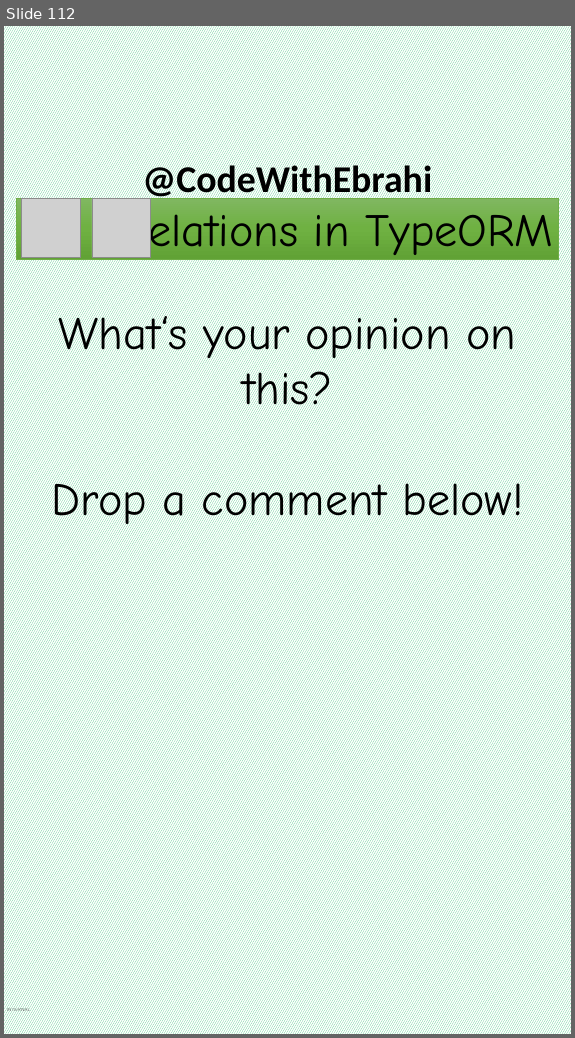
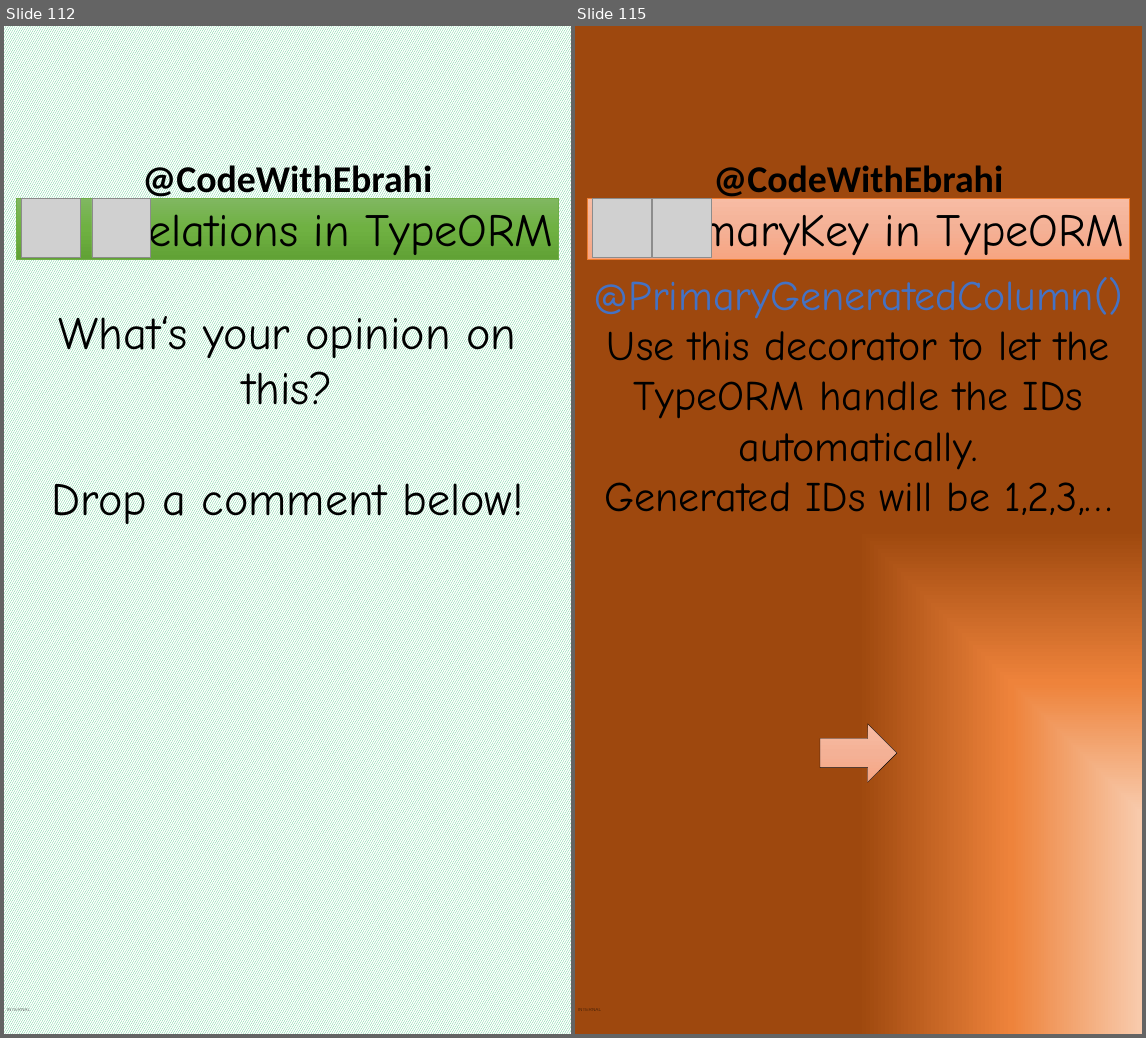
Before and after one commit to ebrahimsalehi1/python_codes, a slide deck: assets/images.pptx. Shown side by side, each under a label of ours: slide 112 before the commit, slides 112 and 115 after it; the slides between them are not shown. The pictures are 575x1038 and 1146x1038 pixels, drawn with LibreOffice and Linux fonts; fonts in the diff are those of the drawing; grey boxes stand for pictures; background and template pictures are left out. Boxes give left, top, right and bottom in pixels: in the first picture for what was removed or moved away, otherwise in the second. Text is boxed around its words. In the diff, an @@ line names an element or a change of style, - is before the commit and + after.

```diff
--- a/assets/images.pptx
+++ b/assets/images.pptx
@@ slide 115 added at (575,26,1142,1034), background gradient #F8CBAD to #EE843B to #9E480E; not listed: 2 template elements that a slide beside it also shows @@
@@ rectangle added at (587,198,1129,259), fill gradient #F7BDA5 to #F5B196 to #F8A582, outline #ED7D31 0.5 pt, 66 pt, text #000000 @@
+PrimaryKey in TypeORM
@@ picture added at (593,199,651,257) @@
@@ picture added at (653,199,711,257) @@
@@ text added at (594,277,1123,515), 60 pt, text #000000 @@
+@PrimaryGeneratedColumn()
+Use this decorator to let the TypeORM handle the IDs automatically.
+Generated IDs will be 1,2,3,…
@@ right arrow added at (820,724,897,783), fill gradient #F7BDA5 to #F5B196 to #F8A582, outline #000000 0.5 pt @@
```
Also in this commit, not shown: 7 other slides added, 31 other files.
